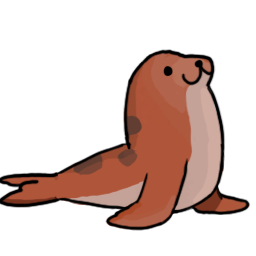
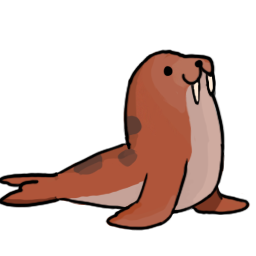
Before/after of a 256x256 layered artwork. What changed in the layer stack:
painted on "H" over <box>190,71,217,106</box>
